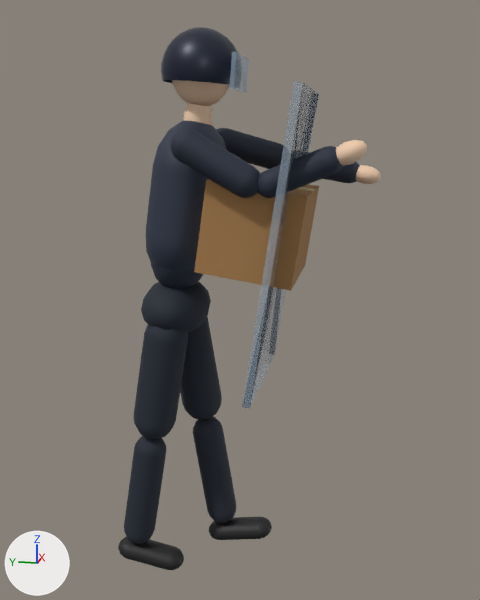
Before and after pictures for a commit that changed the glTF model city-hold/public/models/placeholder/char_shield.glb.
Both versions are drawn from a 50 mm lens placed at (-2.141, -0.65, 1.466), pointed at (0.004, -0.221, 0.93). Arrows for +X, +Y and +Z are at lower left; the lights stay in place. The older version comes first. Both versions are drawn at frame 6 of the action 'held'; the numbers are the values there.
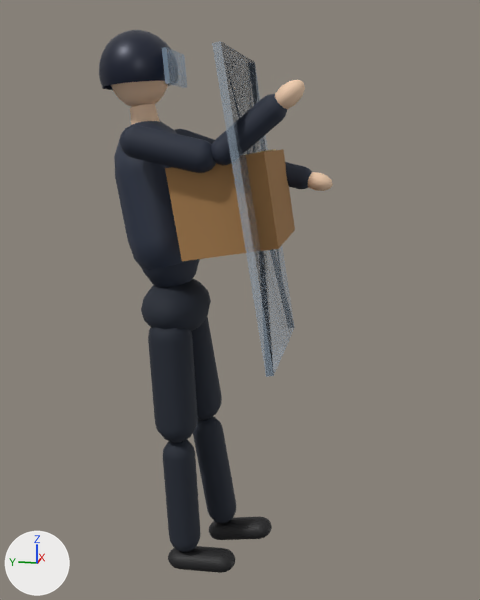
ob_legl is not drawn itself; it is the parent of ob_mesh_1, ob_kneel.
ob_torso is not drawn itself; it is the parent of ob_mesh_4, ob_mesh_5, ob_mesh_6, ob_head, ob_arml, ob_armr, ob_carry, ob_shield.
ob_head is not drawn itself; it is the parent of ob_mesh_7, ob_mesh_8, ob_mesh_9.
ob_armr is not drawn itself; it is the parent of ob_mesh_10_001, ob_elbowr.

Changed parts and their boxes [x1, y1, x2, y2] in the pictures (480 x 600 px):
'Mesh_13', turned
    before: [194, 179, 319, 291]
    after: [165, 149, 295, 261]
'shield', turned
    before: [242, 81, 319, 409]
    after: [212, 41, 295, 377]
'Mesh_5', turned
    before: [146, 120, 227, 270]
    after: [114, 121, 190, 269]
'Mesh_2', turned
    before: [124, 435, 166, 544]
    after: [163, 439, 201, 552]
'Mesh_8', turned
    before: [161, 27, 237, 88]
    after: [99, 30, 171, 90]
'Mesh_1', turned
    before: [134, 325, 188, 439]
    after: [148, 327, 198, 443]
'Mesh_10', turned
    before: [170, 129, 260, 198]
    after: [120, 126, 216, 173]
'Mesh_11', turned
    before: [257, 146, 343, 198]
    after: [211, 94, 287, 166]
'Mesh_3', turned
    before: [118, 537, 184, 570]
    after: [168, 546, 235, 573]
'Mesh_7', turned
    before: [172, 80, 230, 106]
    after: [111, 81, 168, 107]
'Mesh_10.001', turned (mostly hidden afterwards)
    before: [216, 128, 284, 169]
    after: [175, 129, 215, 144]
'Mesh_9', turned
    before: [230, 52, 249, 93]
    after: [162, 47, 187, 88]
'Mesh_12', turned
    before: [336, 140, 367, 166]
    after: [275, 79, 305, 110]
'Mesh_4', turned
    before: [151, 262, 203, 288]
    after: [142, 259, 200, 287]
'Mesh_11.001', turned
    before: [309, 152, 360, 183]
    after: [285, 162, 312, 189]
'Mesh_6', turned
    before: [183, 103, 212, 126]
    after: [130, 104, 160, 124]
'Mesh_12.001', turned
    before: [356, 165, 381, 184]
    after: [308, 172, 333, 191]
'Mesh_14', turned
    before: [297, 187, 315, 192]
    after: [256, 149, 276, 153]
'Mesh_16', turned
    before: [271, 93, 316, 287]
    after: [234, 54, 271, 328]

The edits, one by one:
Object 'legL' (ob_legl) turns from (9.5, 0, 0) to (-2.7, 0, 0) degrees about x, y and z.
Object 'torso' (ob_torso) turns from (8.5, 0, 0) to (-9.4, 0, 0) degrees about x, y and z.
Object 'head' (ob_head) turns from (-4.2, 0, 0) to (4.7, 0, 0) degrees about x, y and z.
Object 'armR' (ob_armr) turns from (-83, 0, 0) to (-63, 0, 0) degrees about x, y and z.
